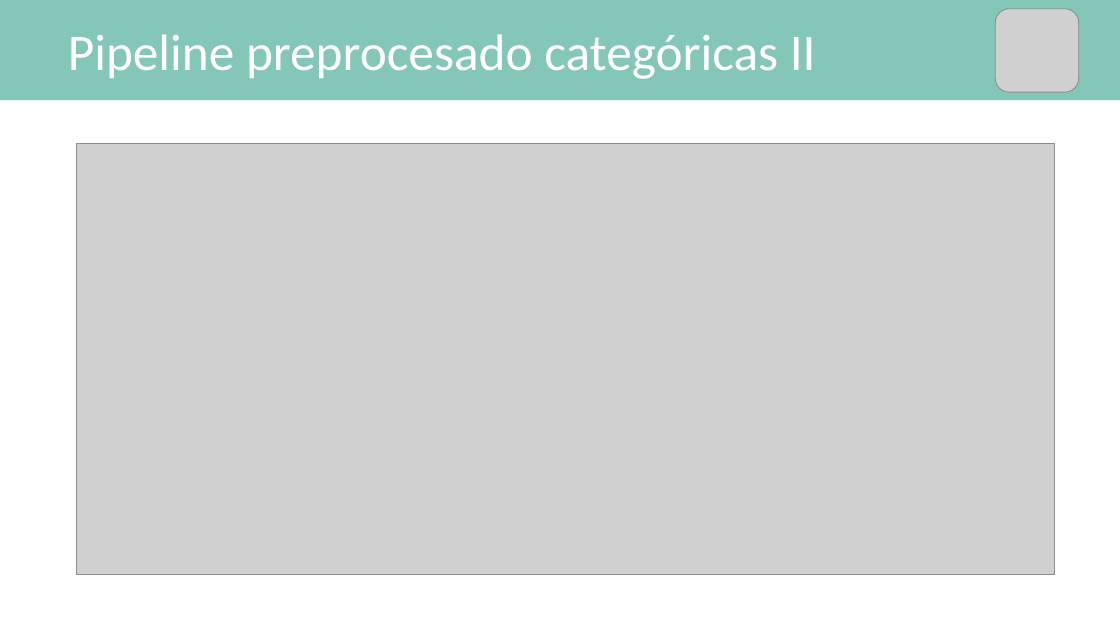
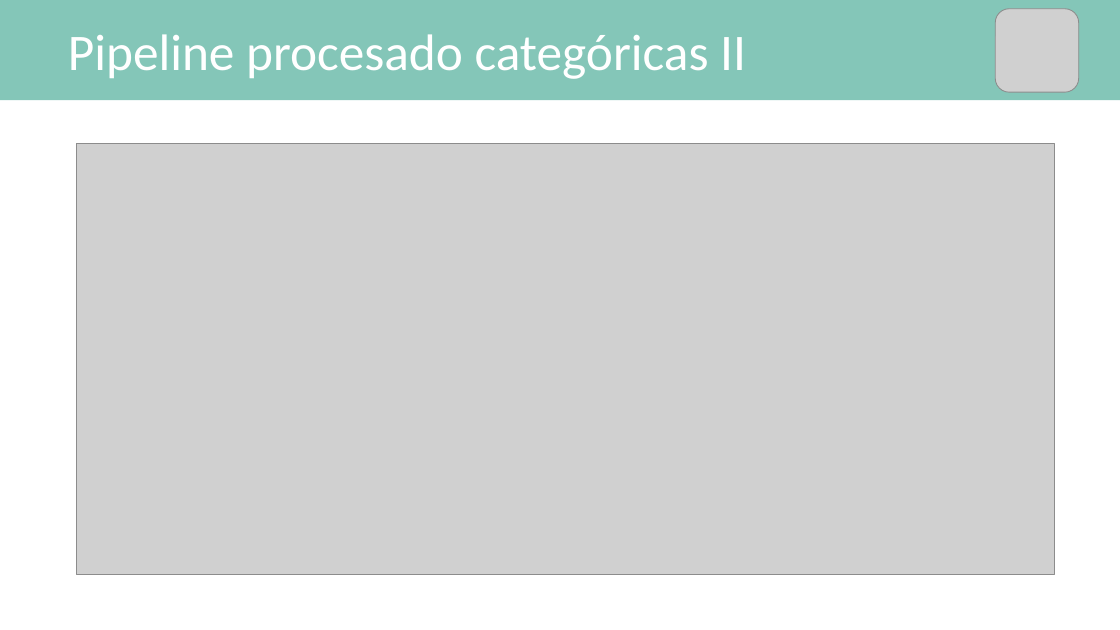
Before and after one commit to mPuchadesdo/Team-Challenge---Team-MPG, a slide deck: slide 7 of Team_MPG.pptx. Drawn at 1120x630 pixels with LibreOffice and Linux fonts; fonts in the diff are those of the drawing; grey boxes stand for pictures. Boxes give left, top, right and bottom in pixels: in the first picture for what was removed or moved away, otherwise in the second. Text is boxed around its words. In the diff, an @@ line names an element or a change of style, - is before the commit and + after.

```diff
--- a/Team_MPG.pptx
+++ b/Team_MPG.pptx
@@ text at (68, 34, 746, 79): text changed @@
-Pipeline preprocesado categóricas II
+Pipeline procesado categóricas II
```
Also in this commit, not shown: 5 other slides changed, 2 slides added.
